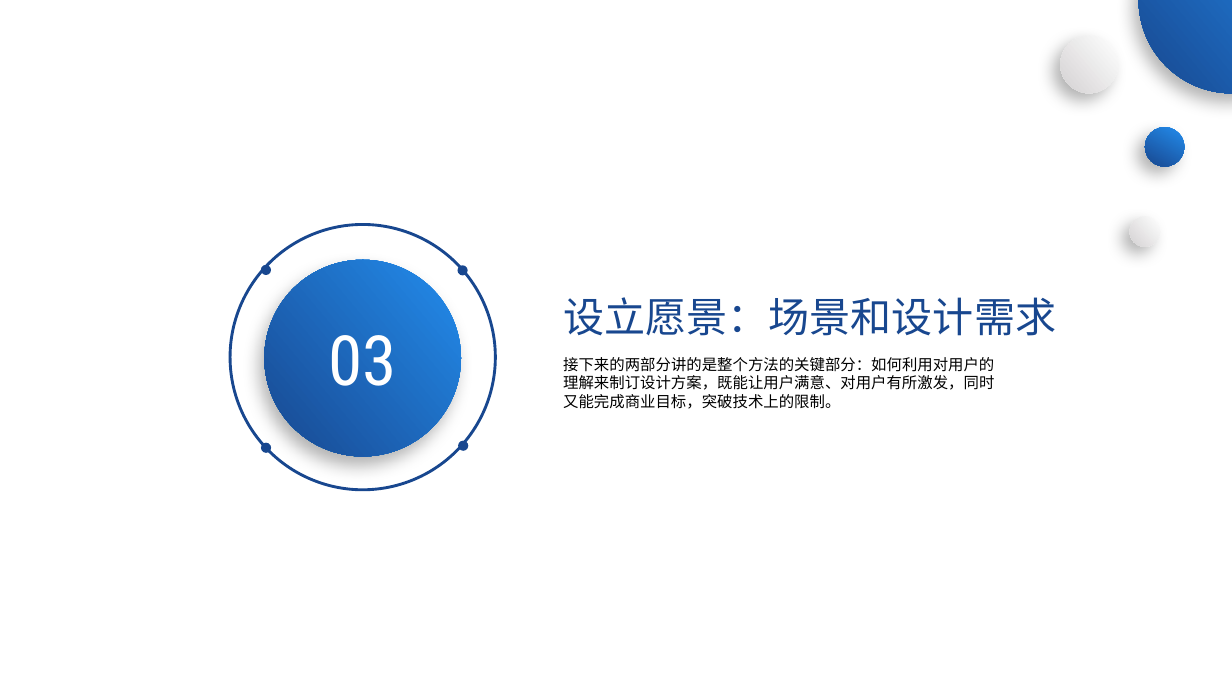
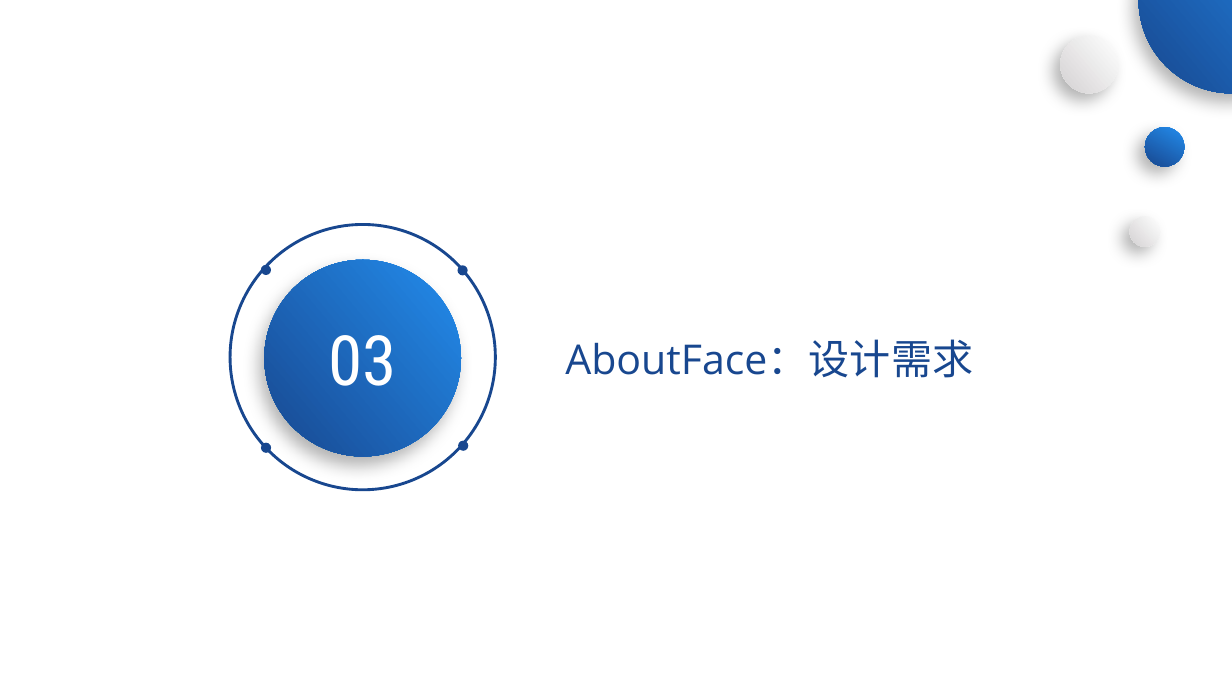
Before and after one commit to SarielX98/PRD2018G14, a slide deck: slide 30 of 受控文档/PPT/PRD2018-G14-界面原型.pptx (slide 47 before the commit). Drawn at 1232x693 pixels with LibreOffice and Linux fonts; fonts in the diff are those of the drawing; background and template pictures are left out. Boxes give left, top, right and bottom in pixels: in the first picture for what was removed or moved away, otherwise in the second. Text is boxed around its words. In the diff, an @@ line names an element or a change of style, - is before the commit and + after.

```diff
--- a/受控文档/PPT/PRD2018-G14-界面原型.pptx
+++ b/受控文档/PPT/PRD2018-G14-界面原型.pptx
@@ text removed at [563,357,994,409] @@
-接下来的两部分讲的是整个方法的关键部分：如何利用对用户的理解来制订设计方案，既能让用户满意、对用户有所激发，同时又能完成商业目标，突破技术上的限制。
@@ text at [565,339,973,378]: text changed @@
-设立愿景：场景和设计需求
+AboutFace：设计需求
```
Also in this commit, not shown: 18 other slides changed, 24 slides added, 31 slides removed.
